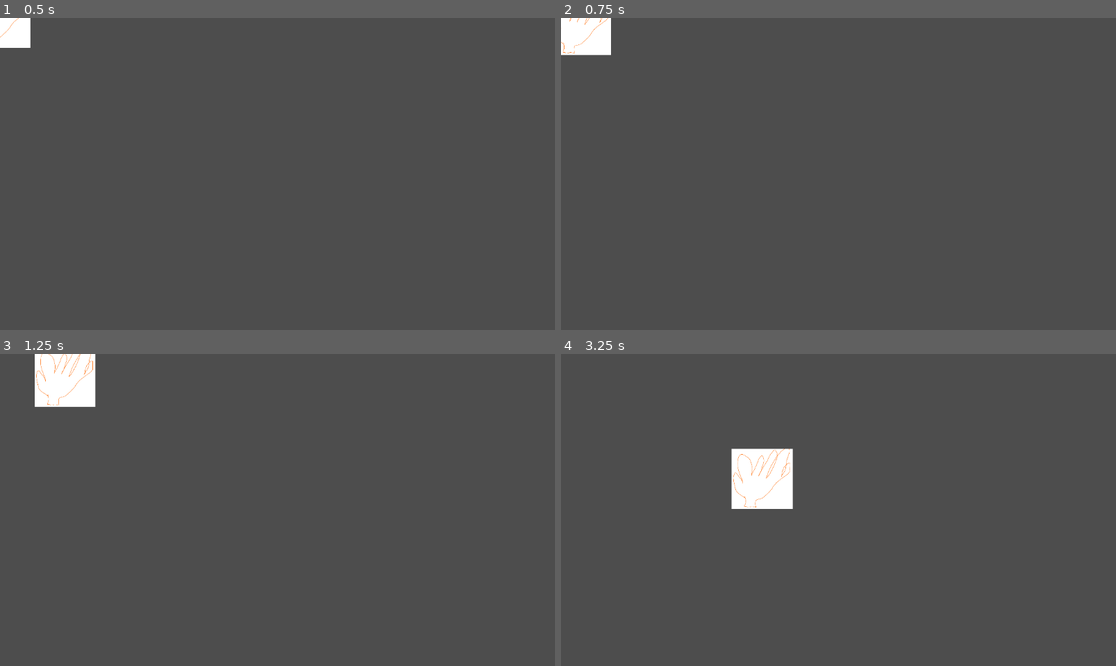
Above: before the commit, frames 1-4 (two rows, left to right).
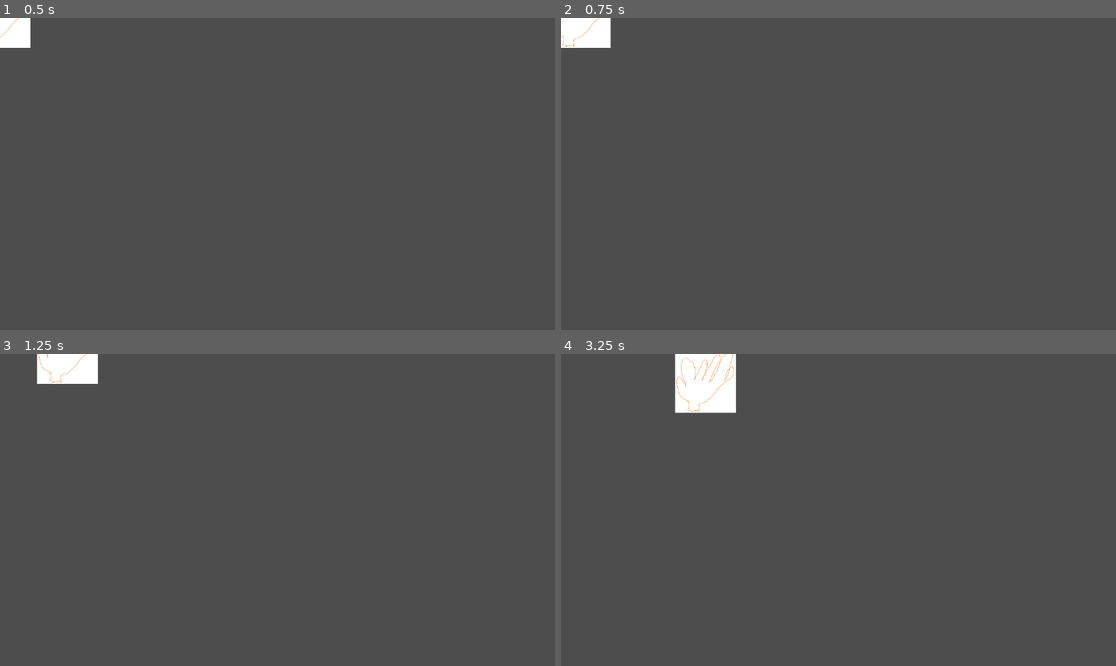
Above: after the commit, the same moments.

Repository: GopnikJammeri/LDJam56
Game: Godot game, scene res://Scenes/Hand.tscn
The game is run twice, just before and just after one commit, with the same random seed, the same clock (stepped at 60 frames per second) and the same inputs. This scene is started directly instead of the project's main scene.
Inputs (mouse positions are in pixels of both pictures, inside the frame that each line leads up to):
- Up to frame 1 (0.5 s): no input
- Up to frame 2 (0.75 s): tap Enter at 0.5 s; move the mouse to (960, 158) at 0.52 s; hold Right (human_move_right) from 0.53 s (still down); click (960, 158) at 0.6 s
- Up to frame 3 (1.25 s): keep holding Right (human_move_right)
- Up to frame 4 (3.25 s): move the mouse to (727, 525) at 1.27 s; release Right (human_move_right) at 1.28 s; hold Down (human_move_down) 1.28-2.03 s; click (727, 525) at 1.35 s; move the mouse to (894, 441) at 2.02 s; hold Right (human_move_right) 2.03-2.78 s; click (894, 441) at 2.1 s; move the mouse to (810, 572) at 2.77 s; hold Up (human_move_up) from 2.78 s (still down); click (810, 572) at 2.85 s

Frame 1 is identical in both runs. In frame 2, 0.3% of the frame differs, in the area x 0-10%, y 0-13%; in frame 3, 1.1%; in frame 4, 4.2%, in the area x 20-42%, y 0-50%.

Commit message:
Added optional keyboard movement for the human

Diff:
--- a/Scripts/hand.gd
+++ b/Scripts/hand.gd
@@ -4,7 +4,7 @@
 var move_vector = Vector2.ZERO
 var is_ready_to_attack = true
 @export var move_speed = 200
-
+@export var move_with_keys = true
 var Mosquito = preload("res://Scenes/mosquito.tscn")
 
 @onready var attack_cooldown = $AttackCooldown
@@ -12,10 +12,13 @@
 @onready var hit_collision = $CollisionShape2D
 
 func _ready():
-	Input.set_mouse_mode(Input.MOUSE_MODE_HIDDEN)
+	if(!move_with_keys):
+		Input.set_mouse_mode(Input.MOUSE_MODE_HIDDEN)
 
 
 func _input(event):
+	if(move_with_keys):
+		return
 	if event is InputEventMouseMotion:
 		pointer_position = event.position
 
@@ -24,7 +27,7 @@
 		get_viewport().warp_mouse(position + move_vector * 30)
 
 func _physics_process(delta):
-
+	var direction = Vector2()
 	if Input.is_action_just_pressed("left_click") && is_ready_to_attack:
 		is_ready_to_attack = false
 		attack_cooldown.start()
@@ -33,11 +36,19 @@
 		collision_cooldown.start()
 
 		#print("click")
-
-	move_vector = (pointer_position - position).normalized()
-
-	position += move_vector * delta * move_speed
-
+	if Input.is_action_pressed("human_move_left"):
+		direction.x = -1
+	if Input.is_action_pressed("human_move_right"):
+		direction.x = 1
+	if Input.is_action_pressed("human_move_down"):
+		direction.y = 1
+	if Input.is_action_pressed("human_move_up"):
+		direction.y = -1
+	if(!move_with_keys):
+		move_vector = (pointer_position - position).normalized()
+		position += move_vector * delta * move_speed
+	direction = direction.normalized() * move_speed
+	velocity = direction
 	move_and_slide()
 
 
